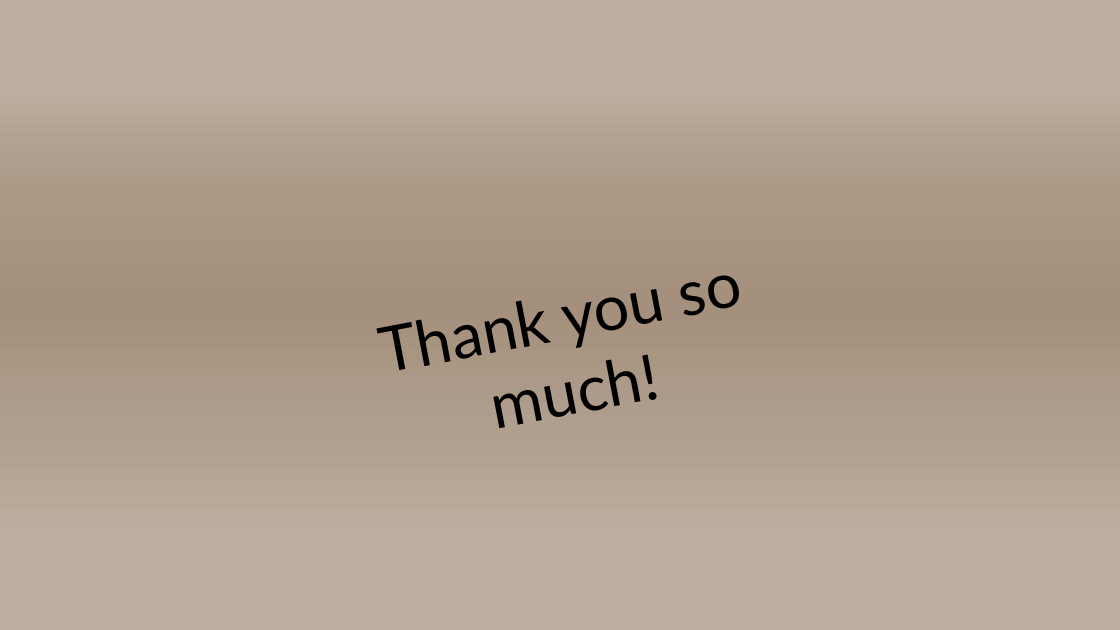
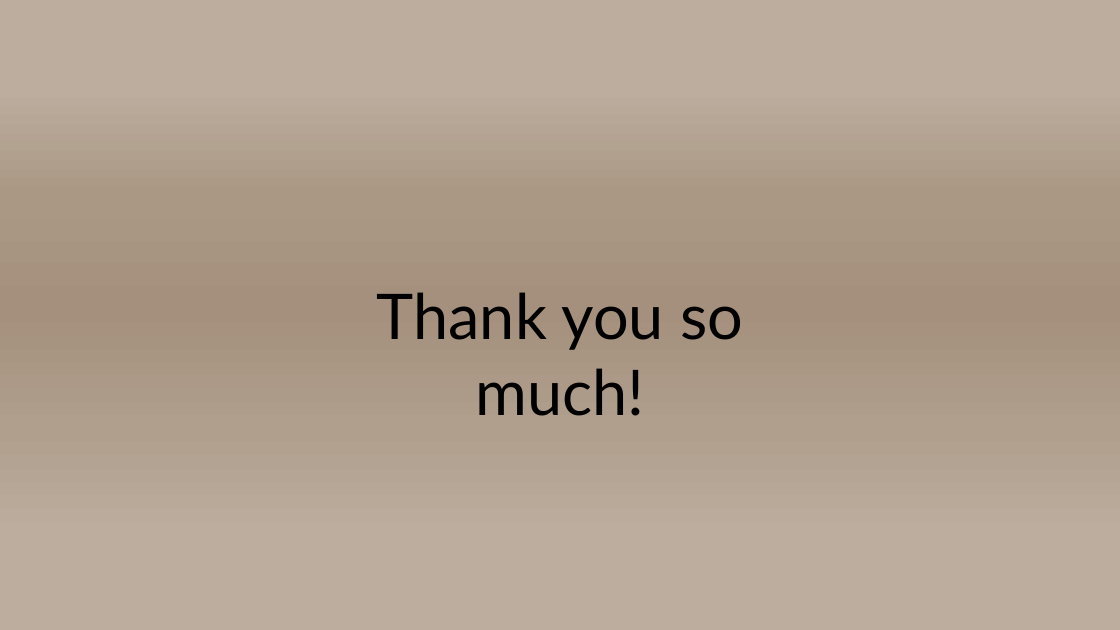
Before and after one commit to szpatrik0528/SoulPactum, a slide deck: slide 14 of Powerpoint/SoulPactum Webshop.pptx. Drawn at 1120x630 pixels with LibreOffice and Linux fonts; fonts in the diff are those of the drawing. Boxes give left, top, right and bottom in pixels: in the first picture for what was removed or moved away, otherwise in the second. Text is boxed around its words. In the diff, an @@ line names an element or a change of style, - is before the commit and + after.

```diff
--- a/Powerpoint/SoulPactum Webshop.pptx
+++ b/Powerpoint/SoulPactum Webshop.pptx
@@ text "Thank you so much!": place and size @@
-text "Thank you so much!" at <box>276,221,845,410</box>
+text "Thank you so much!" at <box>377,292,743,416</box>
@@ text "Thank you so much!" at <box>377,292,743,416</box>: rotation 349 to 0 degrees @@
```
Also in this commit, not shown: 7 other slides changed, 1 slide added, 1 slide removed, 1 other file.
